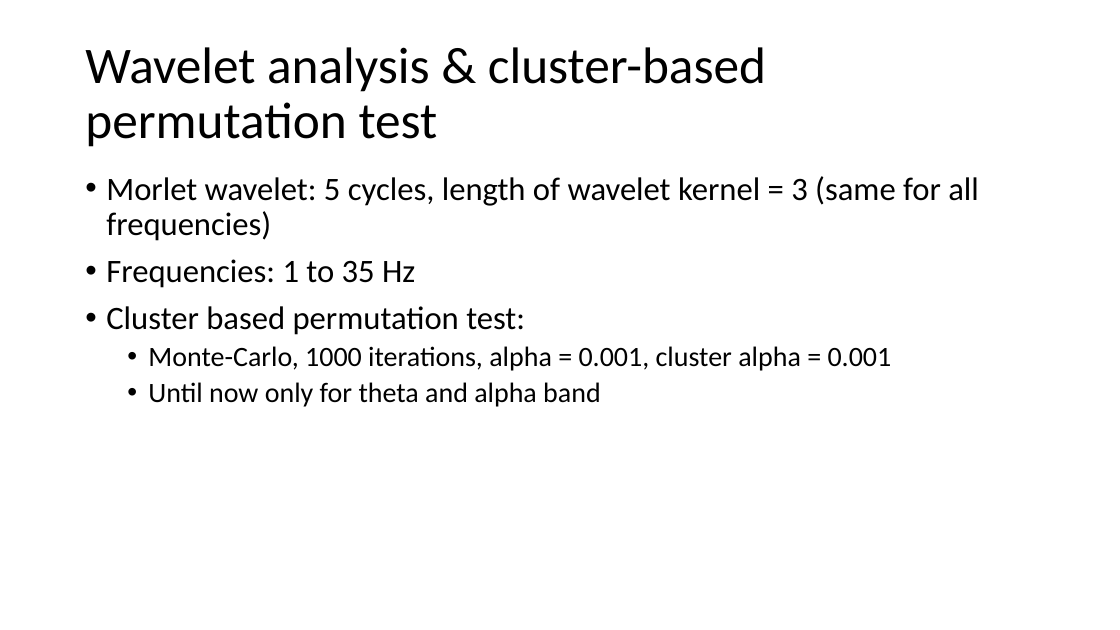
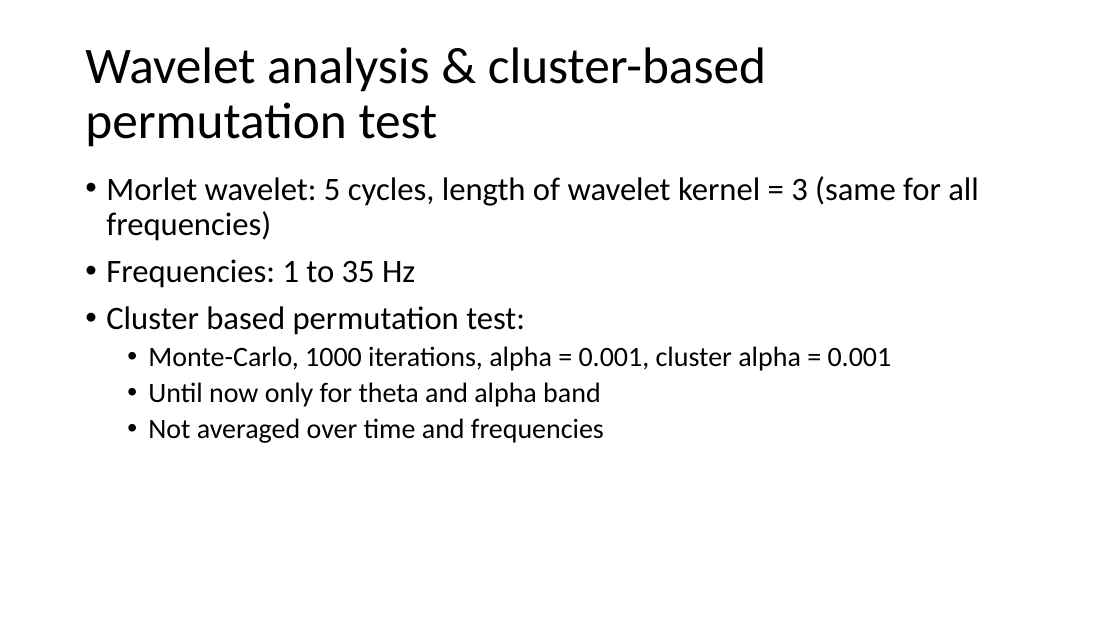
Before and after one commit to SaWilk/Emulation-Data-Analysis, a slide deck: slide 3 of 220826_update_dataanalyses.pptx (slide 2 before the commit). Drawn at 1120x630 pixels with LibreOffice and Linux fonts; fonts in the diff are those of the drawing. Boxes give left, top, right and bottom in pixels: in the first picture for what was removed or moved away, otherwise in the second. Text is boxed around its words. In the diff, an @@ line names an element or a change of style, - is before the commit and + after.

```diff
--- a/220826_update_dataanalyses.pptx
+++ b/220826_update_dataanalyses.pptx
@@ text at (148,418,604,443): paragraph added @@
+  • Not averaged over time and frequencies
```
Also in this commit, not shown: 1 slide added, 1 other file.
